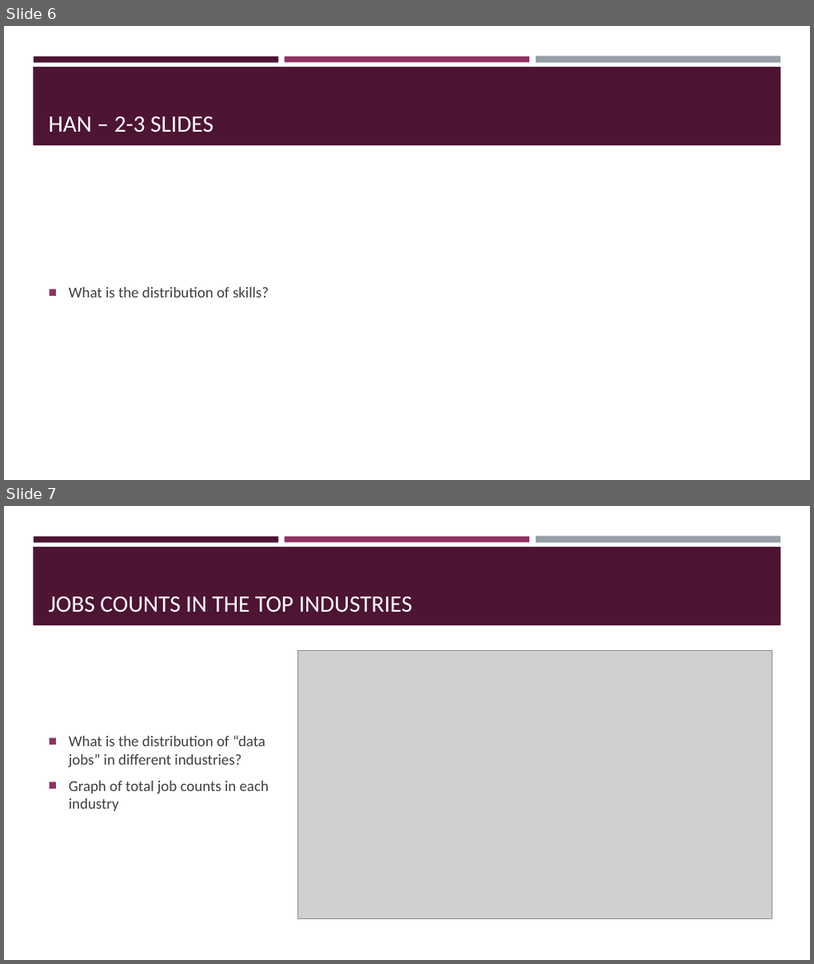
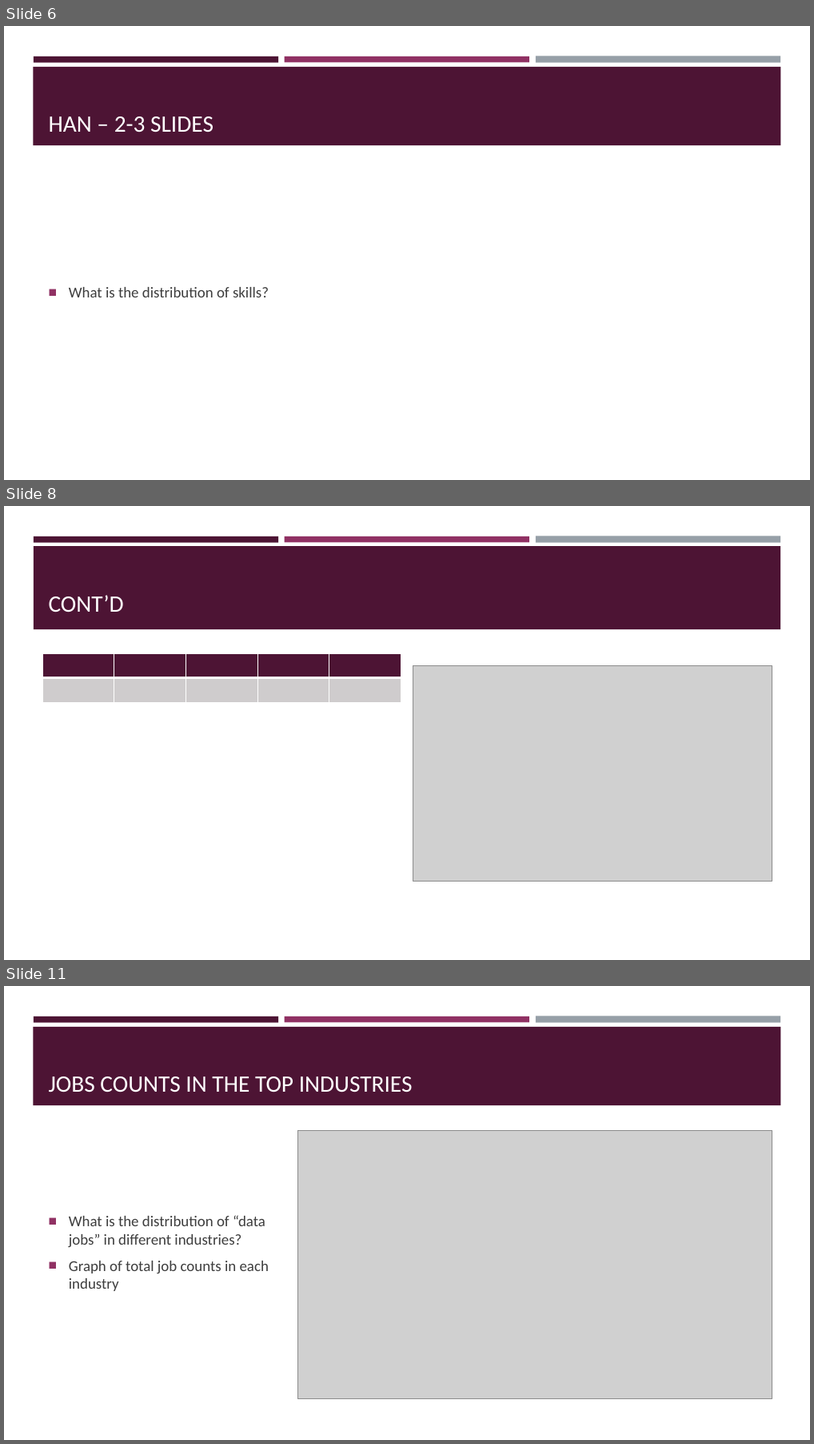
Before and after one commit to wcopeland118/Analysis-of-Data-Job-Salaries, a slide deck: Project 1 Presentation.pptx. Shown one above the other, each under a label of ours: slides 6 and 7 before the commit, slides 6, 8 and 11 after it; the slides between them are not shown. The pictures are 814x964 and 814x1444 pixels, drawn with LibreOffice and Linux fonts; fonts in the diff are those of the drawing; grey boxes stand for pictures. Boxes give left, top, right and bottom in pixels: in the first picture for what was removed or moved away, otherwise in the second. Text is boxed around its words. In the diff, an @@ line names an element or a change of style, - is before the commit and + after.

```diff
--- a/Project 1 Presentation.pptx
+++ b/Project 1 Presentation.pptx
@@ slide 8 added at [4, 506, 810, 960], background #FFFFFF; not listed: 3 template elements that a slide beside it also shows @@
@@ rectangle added at [34, 546, 782, 629], fill #4D1434 @@
@@ title added at [49, 595, 124, 612], 28 pt, text #FFFFFF @@
+CONT’D
@@ table added at [42, 654, 402, 703], 2 rows, 5 columns @@
+ |  |  |  | 
+ |  |  |  | 
@@ picture added at [414, 666, 772, 881] @@
@@ what was slide 7 is now slide 11 @@
```
Also in this commit, not shown: 3 other slides added, 9 other files.
